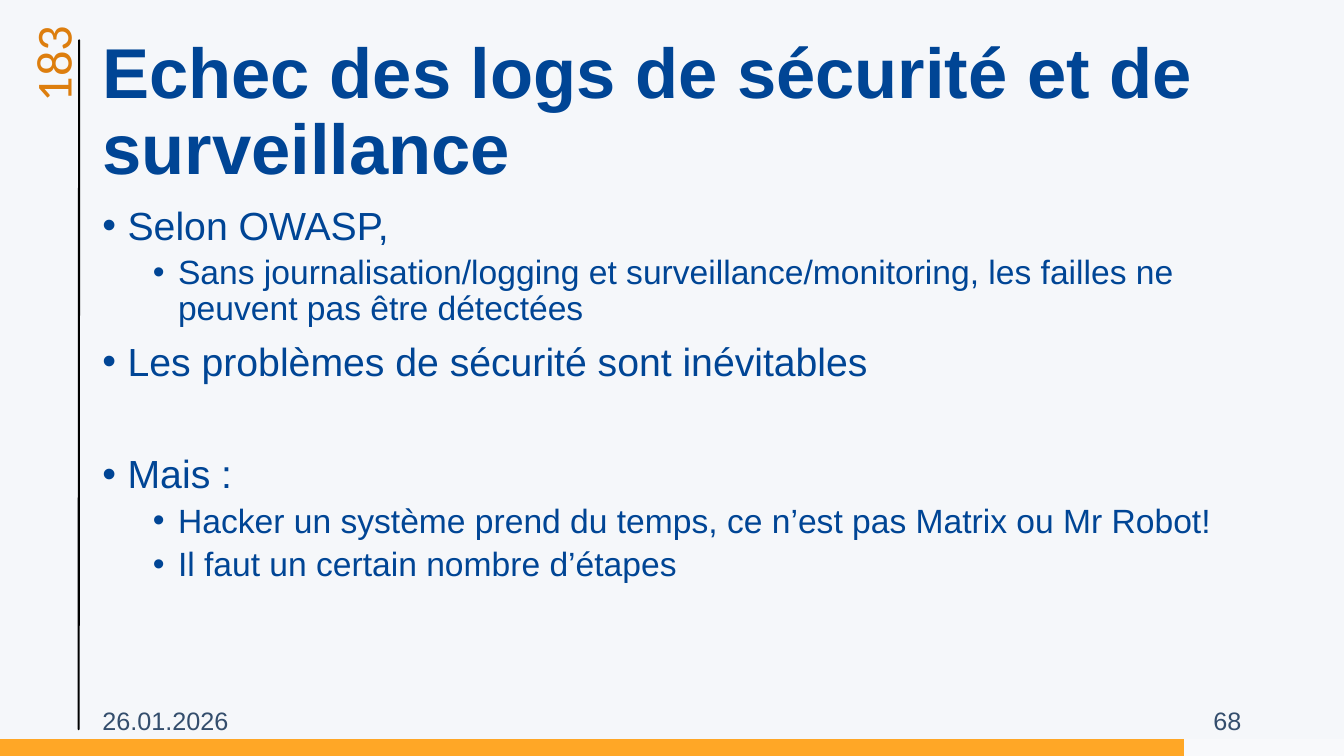
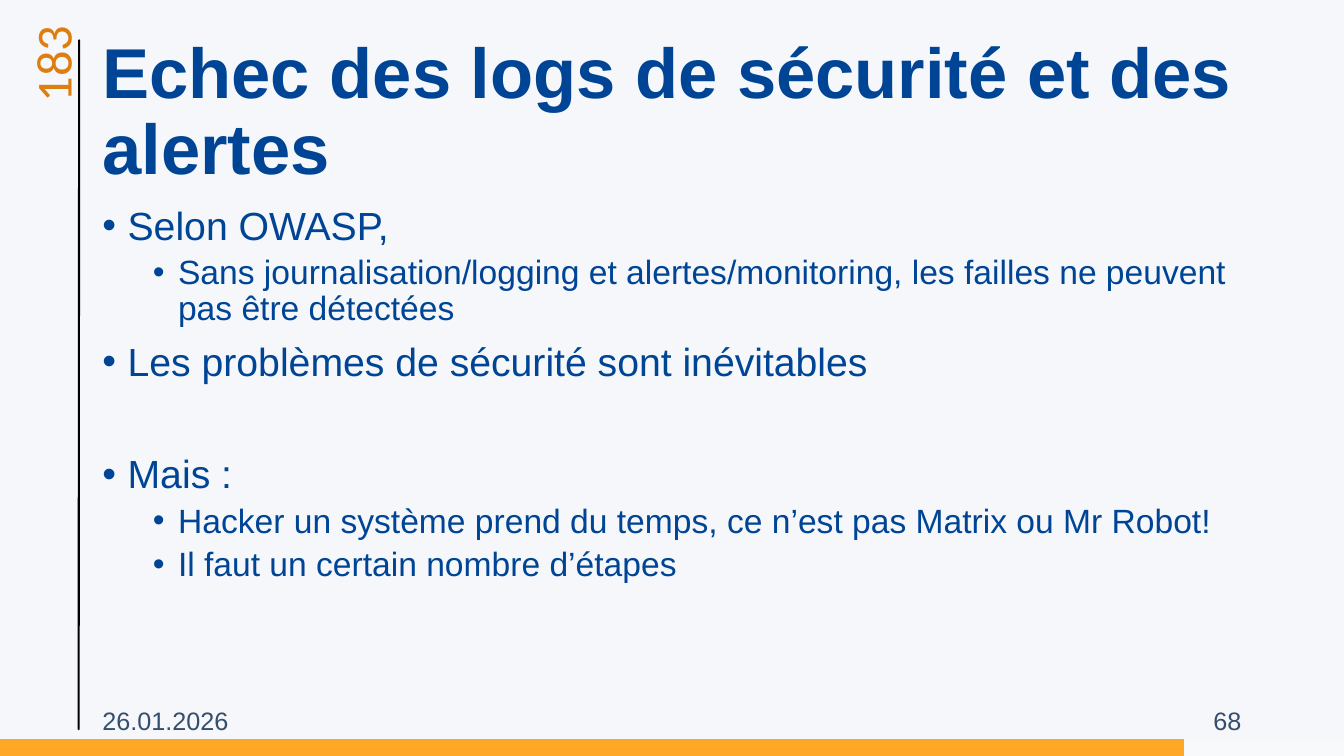
Before and after one commit to ETML-INF/183-SecuriteApplication, a slide deck: slide 68 of supports/01-Owasp.pptx. Drawn at 1344x756 pixels with LibreOffice and Linux fonts; fonts in the diff are those of the drawing; background and template pictures are left out. Boxes give left, top, right and bottom in pixels: in the first picture for what was removed or moved away, otherwise in the second. Text is boxed around its words. In the diff, an @@ line names an element or a change of style, - is before the commit and + after.

```diff
--- a/supports/01-Owasp.pptx
+++ b/supports/01-Owasp.pptx
@@ title at [102, 46, 1231, 175]: text changed @@
-Echec des logs de sécurité et de surveillance
+Echec des logs de sécurité et des alertes
@@ text at [178, 259, 1226, 327]: text changed @@
-  • Sans journalisation/logging et surveillance/monitoring, les failles ne peuvent pas être détectées
+  • Sans journalisation/logging et alertes/monitoring, les failles ne peuvent pas être détectées
```
Also in this commit, not shown: 10 other slides changed, 29 other files.
